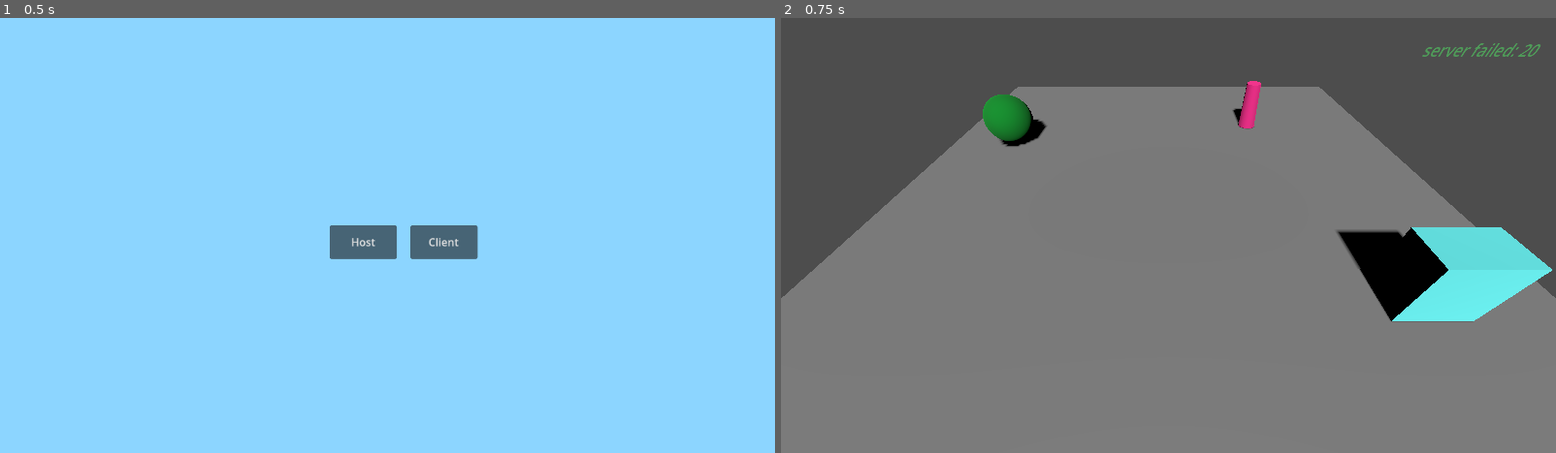
Above: before the commit, frames 1-2 (left to right).
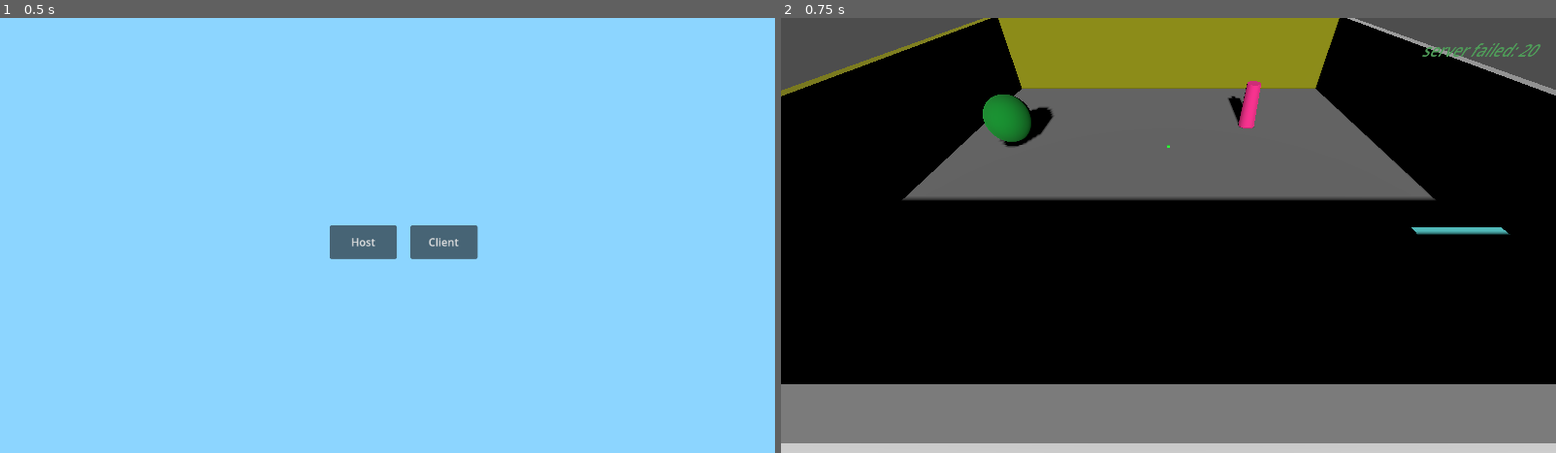
Above: after the commit, the same moments.

Repository: EricJeffrey/GodotHelloWorld
Game: Godot game, scene res://main.tscn
Two runs of this game, one before a commit and one after it. Both use one fixed random seed, a clock stepped at 60 frames per second and the inputs below.
Inputs:
- Up to frame 1 (0.5 s): no input
- Up to frame 2 (0.75 s): click "Host" at 0.5 s

Frame 1 is identical in both runs. In frame 2, 68% of the frame differs, in the area x 0-100%, y 0-100%.

Commit message:
Add basic lasor and shoot logic:
1. show a redpoint of the gun
2. using raycast and a box to show where the hit is

Diff:
--- a/PlayerInputSynchronizer.gd
+++ b/PlayerInputSynchronizer.gd
@@ -34,6 +34,7 @@
 
 @rpc("call_local")
 func shoot():
+	""" this event should be handled in parent """
 	input_data.shooting = true
 
 func _process(_delta):
--- a/main.gd
+++ b/main.gd
@@ -8,6 +8,30 @@
 func _ready():
 	$MultiplayerSpawner.add_spawnable_scene("res://player.tscn")
 
+const RAY_LENGTH = 5000
+
+func test_raycast():
+	if multiplayer.get_unique_id() == 1: return
+	var player_path = "game/" + str(multiplayer.get_unique_id())
+	if has_node(player_path):
+		var player = get_node(player_path)
+		var space_state = get_world_3d().direct_space_state
+		var ending = player.get_gun_ray_ending()
+		var from = ending[1]
+		var to = (ending[1] - ending[0]).normalized() * RAY_LENGTH
+		var query = PhysicsRayQueryParameters3D.create(from, to)
+		query.exclude = [player]
+		var result = space_state.intersect_ray(query)
+		if result:
+			$game/HitBox.position = result.position
+
+func _process(_delta):
+	if Input.is_action_just_pressed("shoot"):
+		test_raycast()
+		pass
+
+# ----- UI handler -----
+
 func _on_host_pressed():
 	$Control.hide()
 	server_start()
@@ -17,8 +41,11 @@
 	$Control.hide()
 	client_start()
 
-func update_label3d_text(new_text):
-	$game/Label3D.text = new_text
+func update_lable3d_pos_text(new_text, pos):
+	if new_text:
+		$game/Label3D.text = new_text
+	if pos:
+		$game/Label3D.position = pos
 
 # ----- client handler -----
 
@@ -27,16 +54,16 @@
 	multiplayer.peer_disconnected.connect(server_on_peer_disconnected)
 	var peer = ENetMultiplayerPeer.new()
 	var err = peer.create_server(PORT)
-	update_label3d_text("server " + ("running" if err == 0 else ("failed: {0}".format([err]))))
+	update_lable3d_pos_text("server " + ("running" if err == 0 else ("failed: {0}".format([err]))), null)
 	multiplayer.multiplayer_peer = peer if err == 0 else null
 	OS.set_environment("_hack_uniq_id", "server" + str(multiplayer.get_unique_id()))
 
 func server_on_peer_connected(id):
-	update_label3d_text("{0} connected".format([id]))
+	update_lable3d_pos_text("{0} connected".format([id]), null)
 	server_spawn_player(id)
 
 func server_on_peer_disconnected(id):
-	update_label3d_text("{0} disconnected".format([id]))
+	update_lable3d_pos_text("{0} disconnected".format([id]), null)
 	server_remove_player(id)
 
 func server_spawn_player(client_peer_id):
@@ -45,7 +72,7 @@
 	var dummy_name = "player:{0}".format([client_peer_id])
 	player.initialize(start_pos, client_peer_id, dummy_name)
 	$game.add_child(player, true)
-	update_label3d_text("spawned {0}".format([dummy_name]))
+	update_lable3d_pos_text("spawned {0}".format([dummy_name]), null)
 
 func server_remove_player(client_peer_id):
 	if $game.has_node(str(client_peer_id)):
@@ -63,11 +90,10 @@
 	OS.set_environment("_hack_uniq_id", "client" + str(multiplayer.get_unique_id()))
 
 func client_on_connection_failed():
-	update_label3d_text("connect failed")
+	update_lable3d_pos_text("connect failed", null)
 
 func client_on_connected_to_server():
-	$game/Label3D.position = Vector3(0, 1, 0)
-	update_label3d_text("connected")
+	update_lable3d_pos_text("connected", Vector3(0, 1, 0))
 
 func client_on_disconnected_to_server():
-	update_label3d_text("disconnected")
+	update_lable3d_pos_text("disconnected", null)
--- a/main.tscn
+++ b/main.tscn
@@ -1,7 +1,25 @@
-[gd_scene load_steps=16 format=3 uid="uid://b005i354ergrj"]
+[gd_scene load_steps=22 format=3 uid="uid://b005i354ergrj"]
 
 [ext_resource type="Script" path="res://main.gd" id="1_f0260"]
 [ext_resource type="PackedScene" uid="uid://c8ap4x8xq05su" path="res://player.tscn" id="2_7puvc"]
+
+[sub_resource type="StandardMaterial3D" id="StandardMaterial3D_socf6"]
+albedo_color = Color(0.160784, 1, 0.207843, 1)
+
+[sub_resource type="BoxMesh" id="BoxMesh_x2a8q"]
+size = Vector3(0.2, 0.2, 0.2)
+
+[sub_resource type="StandardMaterial3D" id="StandardMaterial3D_r3kqw"]
+albedo_color = Color(0.564706, 0.564706, 0, 1)
+
+[sub_resource type="BoxMesh" id="BoxMesh_dofvh"]
+size = Vector3(50, 10, 1)
+
+[sub_resource type="BoxShape3D" id="BoxShape3D_nf6ub"]
+size = Vector3(50, 10, 1)
+
+[sub_resource type="StandardMaterial3D" id="StandardMaterial3D_0lyhg"]
+albedo_color = Color(0.682353, 0.682353, 0.682353, 1)
 
 [sub_resource type="BoxShape3D" id="BoxShape3D_n1qsn"]
 size = Vector3(50, 1, 50)
@@ -52,6 +70,53 @@
 
 [node name="game" type="Node3D" parent="."]
 
+[node name="HitBox" type="MeshInstance3D" parent="game"]
+transform = Transform3D(1, 0, 0, 0, 1, 0, 0, 0, 1, 0, 2.82222, 0)
+material_override = SubResource("StandardMaterial3D_socf6")
+mesh = SubResource("BoxMesh_x2a8q")
+
+[node name="walls" type="Node3D" parent="game"]
+
+[node name="wall" type="StaticBody3D" parent="game/walls"]
+transform = Transform3D(1, 0, 0, 0, 1, 0, 0, 0, 1, 0, 5, -24.464)
+
+[node name="MeshInstance3D" type="MeshInstance3D" parent="game/walls/wall"]
+material_override = SubResource("StandardMaterial3D_r3kqw")
+mesh = SubResource("BoxMesh_dofvh")
+
+[node name="CollisionShape3D" type="CollisionShape3D" parent="game/walls/wall"]
+shape = SubResource("BoxShape3D_nf6ub")
+
+[node name="wall2" type="StaticBody3D" parent="game/walls"]
+transform = Transform3D(1, 0, 0, 0, 1, 0, 0, 0, 1, 0, 5, 24.5046)
+
+[node name="MeshInstance3D" type="MeshInstance3D" parent="game/walls/wall2"]
+material_override = SubResource("StandardMaterial3D_0lyhg")
+mesh = SubResource("BoxMesh_dofvh")
+
+[node name="CollisionShape3D" type="CollisionShape3D" parent="game/walls/wall2"]
+shape = SubResource("BoxShape3D_nf6ub")
+
+[node name="wall3" type="StaticBody3D" parent="game/walls"]
+transform = Transform3D(-4.37114e-08, 0, 1, 0, 1, 0, -1, 0, -4.37114e-08, -24.513, 5, 0.06)
+
+[node name="MeshInstance3D" type="MeshInstance3D" parent="game/walls/wall3"]
+material_override = SubResource("StandardMaterial3D_r3kqw")
+mesh = SubResource("BoxMesh_dofvh")
+
+[node name="CollisionShape3D" type="CollisionShape3D" parent="game/walls/wall3"]
+shape = SubResource("BoxShape3D_nf6ub")
+
+[node name="wall4" type="StaticBody3D" parent="game/walls"]
+transform = Transform3D(-4.37114e-08, 0, 1, 0, 1, 0, -1, 0, -4.37114e-08, 24.602, 5, 0.022)
+
+[node name="MeshInstance3D" type="MeshInstance3D" parent="game/walls/wall4"]
+material_override = SubResource("StandardMaterial3D_0lyhg")
+mesh = SubResource("BoxMesh_dofvh")
+
+[node name="CollisionShape3D" type="CollisionShape3D" parent="game/walls/wall4"]
+shape = SubResource("BoxShape3D_nf6ub")
+
 [node name="ground" type="StaticBody3D" parent="game"]
 
 [node name="CollisionShape3D" type="CollisionShape3D" parent="game/ground"]
@@ -91,9 +156,6 @@
 [node name="MeshInstance3D" type="MeshInstance3D" parent="game/Obstacles/Obstacle3"]
 material_override = SubResource("StandardMaterial3D_g3wfi")
 mesh = SubResource("SphereMesh_tkcgn")
-
-[node name="Camera3D" type="Camera3D" parent="game"]
-transform = Transform3D(1, 0, 0, 0, 0.707107, 0.707107, 0, -0.707107, 0.707107, 0, 16.3327, 25.9834)
 
 [node name="Label3D" type="Label3D" parent="game"]
 transform = Transform3D(1, 0, 0, 0, 1, 0, 0, 0, 1, 3.3711, 15.5864, 22.4142)
@@ -101,10 +163,12 @@
 text = "xxxxxxxxxxxxx"
 outline_size = 0
 
+[node name="Camera3D" type="Camera3D" parent="game"]
+transform = Transform3D(1, 0, 0, 0, 0.707107, 0.707107, 0, -0.707107, 0.707107, 0, 16.3327, 25.9834)
+
 [node name="DirectionalLight3D" type="DirectionalLight3D" parent="game"]
-transform = Transform3D(1, 0, 0, 0, 0.740066, 0.672535, 0, -0.672535, 0.740066, 0, 8.336, 0)
+transform = Transform3D(1, 0, 0, 0, 0.905857, 0.423583, 0, -0.423583, 0.905857, 0, 19.4903, 0)
 shadow_enabled = true
-shadow_bias = 1.0
 
 [node name="MultiplayerSpawner" type="MultiplayerSpawner" parent="."]
 spawn_path = NodePath("../game")
--- a/player.gd
+++ b/player.gd
@@ -3,7 +3,6 @@
 const SPEED_WALK = 5.0
 const SPEED_RUN = 10.0
 const JUMP_VELOCITY = 5
-# Get the GRAVITY from the project settings to be synced with RigidBody nodes.
 const GRAVITY = 10
 
 @export var my_velocity = Vector3()
@@ -17,19 +16,20 @@
 		3. or just set inside _process and make it only once?
 		"""
 		$PlayerInputSynchronizer.set_multiplayer_authority(id)
+
 @export var player_dummy_name = "noname_incode":
 	set(dummy_name):
 		player_dummy_name = dummy_name
 		$Pivot/dummy.mesh.text = player_dummy_name
 
-@onready var inputSync = $PlayerInputSynchronizer;
+@onready var inputSync = $PlayerInputSynchronizer
 
 func _ready():
 	if player_peer_id == multiplayer.get_unique_id():
 		$Camera3D.current = true
 		Input.mouse_mode = Input.MOUSE_MODE_CAPTURED
 
-func update_movement(input_data):
+func _update_movement(input_data):
 	# check walk or run
 	var speed = SPEED_RUN if input_data.accelerating else SPEED_WALK
 	# handle move
@@ -42,7 +42,7 @@
 		velocity.x = move_toward(velocity.x, 0, speed)
 		velocity.z = move_toward(velocity.z, 0, speed)
 
-func update_rotation(input_data):
+func _update_rotation(input_data):
 	# handle rotation
 	var input_rotation = input_data.rotation
 	transform.basis = Basis()
@@ -63,8 +63,8 @@
 	# reset jump
 	input_data.jumping = false
 
-	update_movement(input_data)
-	update_rotation(input_data)
+	_update_movement(input_data)
+	_update_rotation(input_data)
 
 	move_and_slide()
 
@@ -73,3 +73,10 @@
 	player_peer_id = my_peer_id
 	player_dummy_name = dummy_name
 	look_at_from_position(start_position, Vector3.ZERO)
+
+func get_gun_ray_ending():
+	var result = [
+		get_node("Pivot/gun/RayStart").global_position,
+		get_node("Pivot/gun/RayEnd").global_position
+	]
+	return result
--- a/player.tscn
+++ b/player.tscn
@@ -82,6 +82,14 @@
 [node name="RayStart" type="Node3D" parent="Pivot/gun"]
 transform = Transform3D(1, 0, 0, 0, 1, 0, 0, 0, 1, 0, 0, -0.281547)
 
+[node name="SpotLight3D" type="SpotLight3D" parent="Pivot/gun"]
+transform = Transform3D(1, 0, 0, 0, 1, 0, 0, 0, 1, 0, 0, -0.383041)
+light_color = Color(0.870588, 0, 0.0117647, 1)
+light_energy = 9.0
+spot_range = 20.0
+spot_attenuation = 0.0796601
+spot_angle = 0.6
+
 [node name="GunCollision" type="CollisionShape3D" parent="."]
 transform = Transform3D(1, 0, 0, 0, 1, 0, 0, 0, 1, 0.401257, 0.392295, -0.902553)
 shape = SubResource("BoxShape3D_iobjl")
